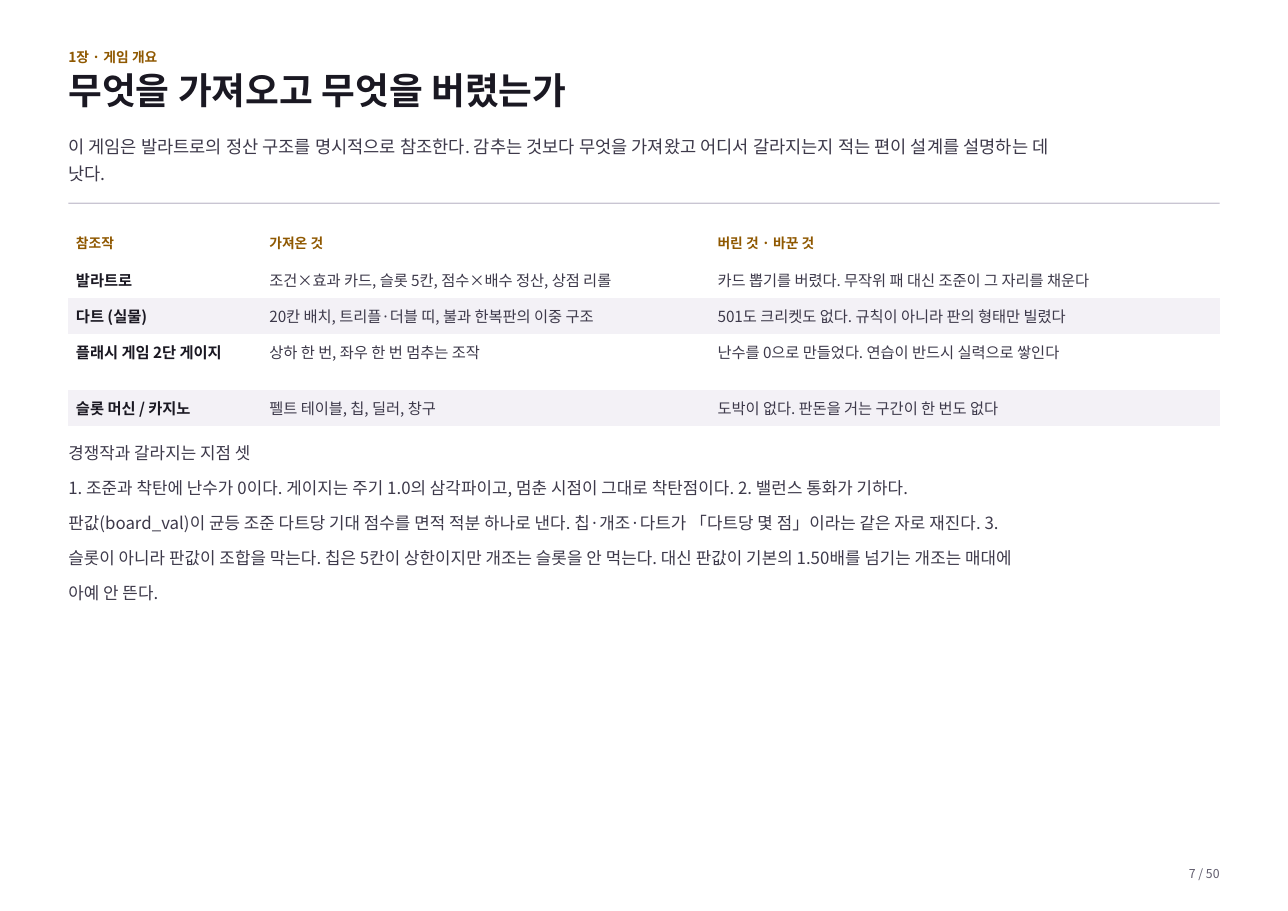
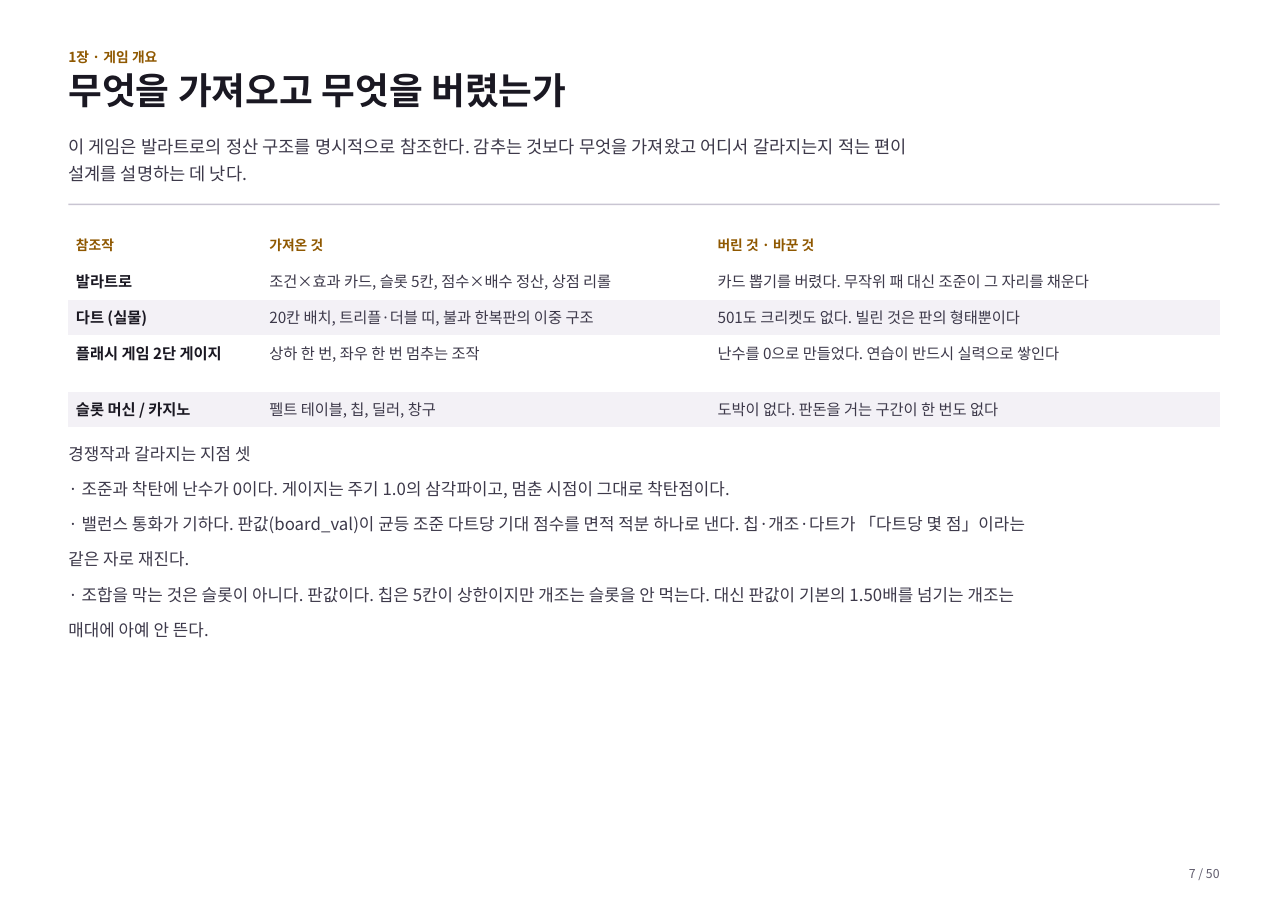
Before and after one commit to GGbong69/test-03, a slide deck: slide 7 of docs/기획서.pptx. Drawn at 1288x911 pixels with LibreOffice and Linux fonts; fonts in the diff are those of the drawing. Boxes give left, top, right and bottom in pixels: in the first picture for what was removed or moved away, otherwise in the second. Text is boxed around its words. In the diff, an @@ line names an element or a change of style, - is before the commit and + after.

```diff
--- a/docs/기획서.pptx
+++ b/docs/기획서.pptx
@@ text at bbox=[68, 138, 907, 182]: spaces changed @@
-이 게임은 발라트로의 정산 구조를 명시적으로 참조한다. 감추는 것보다 무엇을 가져왔고 어디서 갈라지는지 적는 편이 설계를 설명하는 데
-낫다.
+이 게임은 발라트로의 정산 구조를 명시적으로 참조한다. 감추는 것보다 무엇을 가져왔고 어디서 갈라지는지 적는 편이
+설계를 설명하는 데 낫다.
@@ table at bbox=[68, 228, 1220, 427] @@
-row 3, column 3: 501도 크리켓도 없다. 규칙이 아니라 판의 형태만 빌렸다
+row 3, column 3: 501도 크리켓도 없다. 빌린 것은 판의 형태뿐이다
@@ text at bbox=[68, 481, 1025, 638]: text changed @@
-1. 조준과 착탄에 난수가 0이다. 게이지는 주기 1.0의 삼각파이고, 멈춘 시점이 그대로 착탄점이다. 2. 밸런스 통화가 기하다.
-판값(board_val)이 균등 조준 다트당 기대 점수를 면적 적분 하나로 낸다. 칩·개조·다트가 「다트당 몇 점」이라는 같은 자로 재진다. 3.
-슬롯이 아니라 판값이 조합을 막는다. 칩은 5칸이 상한이지만 개조는 슬롯을 안 먹는다. 대신 판값이 기본의 1.50배를 넘기는 개조는 매대에
-아예 안 뜬다.
+· 조준과 착탄에 난수가 0이다. 게이지는 주기 1.0의 삼각파이고, 멈춘 시점이 그대로 착탄점이다.
+· 밸런스 통화가 기하다. 판값(board_val)이 균등 조준 다트당 기대 점수를 면적 적분 하나로 낸다. 칩·개조·다트가 「다트당 몇 점」이라는
+같은 자로 재진다.
+· 조합을 막는 것은 슬롯이 아니다. 판값이다. 칩은 5칸이 상한이지만 개조는 슬롯을 안 먹는다. 대신 판값이 기본의 1.50배를 넘기는 개조는
+매대에 아예 안 뜬다.
```
Also in this commit, not shown: 44 other slides changed, 2 other files.
